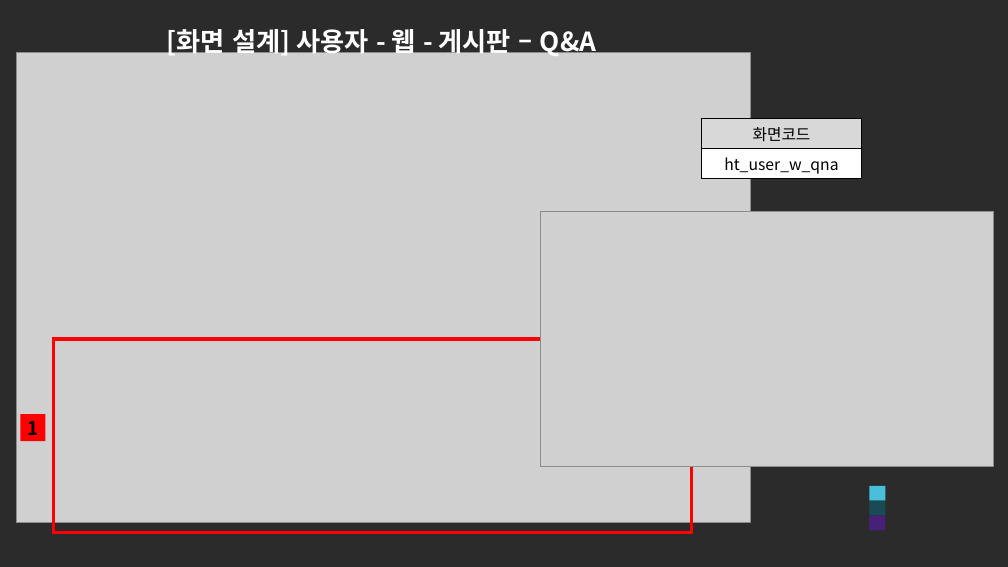
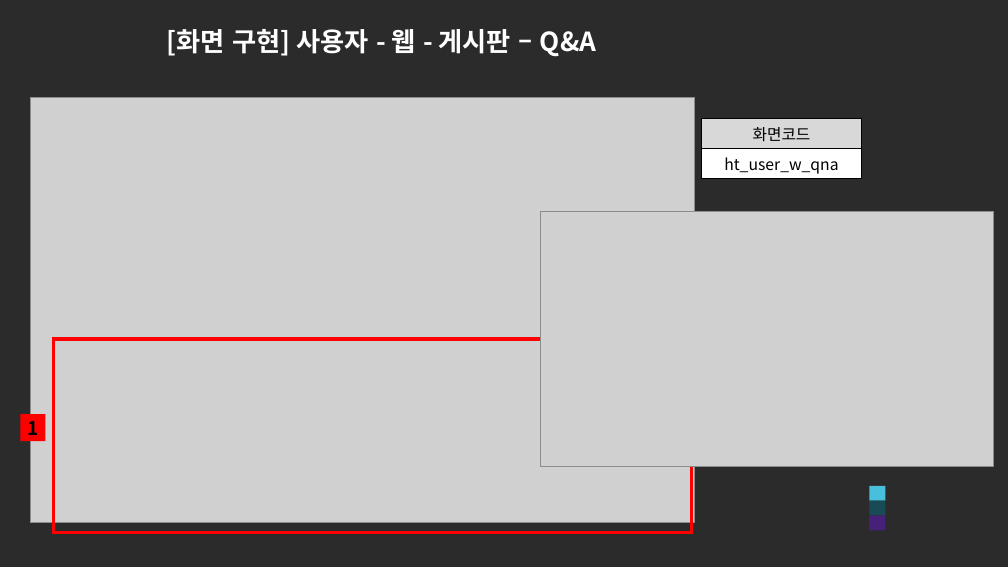
Before and after one commit to ezenteam2/e-Zone, a slide deck: slide 8 of 0 발표용 파워포인트/0424 4차발표/0424 project05 - 파워포인트 - 현태.pptx (slide 10 before the commit). Drawn at 1008x567 pixels with LibreOffice and Linux fonts; fonts in the diff are those of the drawing; grey boxes stand for pictures; background and template pictures are left out; a plain dark background stands for a picture behind light text. Boxes give left, top, right and bottom in pixels: in the first picture for what was removed or moved away, otherwise in the second. Text is boxed around its words. In the diff, an @@ line names an element or a change of style, - is before the commit and + after.

```diff
--- a/0 발표용 파워포인트/0424 4차발표/0424 project05 - 파워포인트 - 현태.pptx
+++ b/0 발표용 파워포인트/0424 4차발표/0424 project05 - 파워포인트 - 현태.pptx
@@ title at <box>167,29,596,57</box>: text changed @@
-[화면 설계] 사용자 - 웹 - 게시판 – Q&A
+[화면 구현] 사용자 - 웹 - 게시판 – Q&A
@@ picture: place and size @@
-picture at <box>17,53,751,523</box>
+picture at <box>30,98,695,523</box>
```
Also in this commit, not shown: 8 other slides changed, 2 slides removed.
